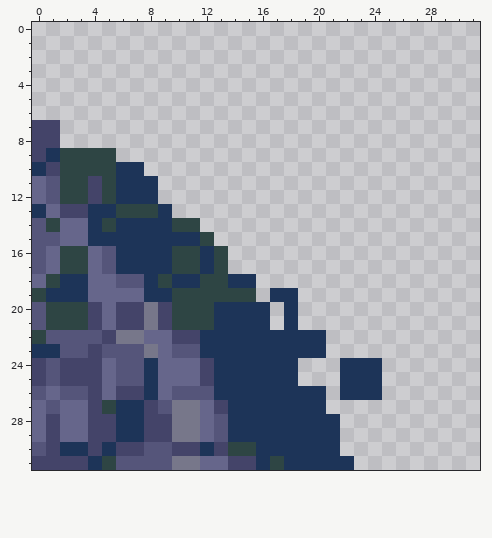
One commit to this pixel-art sprite: images/crater_003.png. The picture above is the old version.
The file is 32x32 pixels.
After the commit:
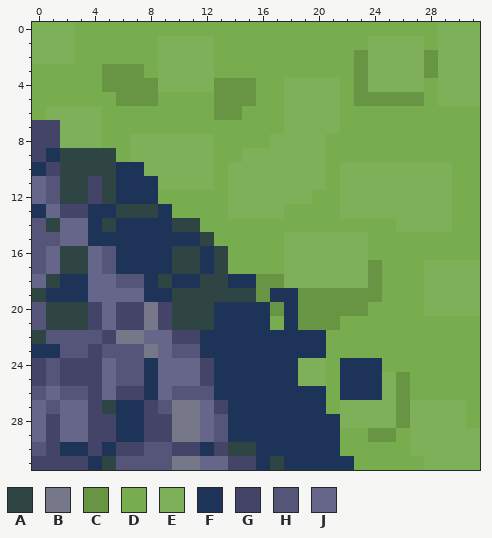
Palette (. is transparent): A #2e4544  B #77778a  C #679544  D #77ac4f  E #7eaf59  F #1d3458  G #444469  H #55557a  J #66668b
What changed:
@@ x 0..31 @@
- 0 ................................
- 1 ................................
- 2 ................................
- 3 ................................
- 4 ................................
- 5 ................................
- 6 ................................
- 7 GG..............................
- 8 GG..............................
- 9 GFAAAA..........................
-10 FGAAAAFF........................
-11 JHAAGAFFF.......................
-12 JHAAGAFFF.......................
-13 FJGGFFAAAF......................
-14 HAJJFAFFFFAA....................
-15 HHJJFFFFFFFFA...................
-16 HJAAJHFFFFAAFA..................
-17 HJAAJHFFFFAAFA..................
-18 JAFFJJHHFAFFAAFF................
-19 AFFFJJJJFFAAAAAA.FF.............
-20 HAAAGJGGBGAAAFFFF.F.............
-21 HAAAGJGGBGAAAFFFF.F.............
-22 AHHHHGBBJJGGFFFFFFFFF...........
-23 FFHHGHHHBJHHFFFFFFFFF...........
-24 GHGGGJHHFJJJGFFFFFF...FFF.......
-25 GHGGGJHHFJJJGFFFFFF...FFF.......
-26 HJHHGJGGFJHHHFFFFFFFF.FFF.......
-27 JHJJGAFFGHBBJGFFFFFFF...........
-28 JGJJGGFFGGBBJHFFFFFFFF..........
-29 JGJJGGFFGGBBJHFFFFFFFF..........
-30 HGFFGFGGHHGGFGAAFFFFFF..........
-31 GGGGFAHHHHBBJJGGFAFFFFF.........
+ 0 EEEDDDDDDDDDDDDDDDDDDDDDDDDDDEEE
+ 1 EEEDDDDDDEEEEDDDDDDDDDDDEEEEDEEE
+ 2 EEEDDDDDDEEEEDDDDDDDDDDCEEEECEEE
+ 3 DDDDDCCCDEEEEDDDDDDDDDDCEEEECEEE
+ 4 DDDDDCCCCEEEECCCDDEEEEDCEEEEDEEE
+ 5 DDDDDDCCCDDDDCCCDDEEEEDCCCCCDEEE
+ 6 DEEEEDDDDDDDDCCDDDEEEEDDDDDDDDDD
+ 7 GGEEEDDDDDDDDDDDDDEEEEDDDDDDDDDD
+ 8 GGEEEDDEEEEEEDDDDEEEEDDDDDDDDDDD
+ 9 GFAAAADEEEEEEDDEEEEEEDDDDDDDDDDD
+10 FGAAAAFFEEEEEDEEEEEEEDEEEEEEEEDD
+11 JHAAGAFFFEEEEDEEEEEEEDEEEEEEEEDD
+12 JHAAGAFFFDDDDDEEEEEEDDEEEEEEEEDD
+13 FJGGFFAAAFDDDDEEEEDDDDEEEEEEEEDD
+14 HAJJFAFFFFAADDDDDDDDDDDDDDEEEEDD
+15 HHJJFFFFFFFFADDDDDEEEEEEDDDDDDDD
+16 HJAAJHFFFFAAFADDDDEEEEEEDDDDDDDD
+17 HJAAJHFFFFAAFADDDDEEEEEECDDDEEEE
+18 JAFFJJHHFAFFAAFFCCEEEEEECDDDEEEE
+19 AFFFJJJJFFAAAAAACFFCCCCCCDDDEEEE
+20 HAAAGJGGBGAAAFFFFCFCCCCCDDDDEEEE
+21 HAAAGJGGBGAAAFFFFDFCCCDDDDDDDDDD
+22 AHHHHGBBJJGGFFFFFFFFFDDDDDDDDDDD
+23 FFHHGHHHBJHHFFFFFFFFFDDDDDDDDDDD
+24 GHGGGJHHFJJJGFFFFFFEEDFFFDDDDDDD
+25 GHGGGJHHFJJJGFFFFFFEEDFFFECDDDDD
+26 HJHHGJGGFJHHHFFFFFFFFDFFFECDDDDD
+27 JHJJGAFFGHBBJGFFFFFFFDEEEECEEEED
+28 JGJJGGFFGGBBJHFFFFFFFFEEEECEEEED
+29 JGJJGGFFGGBBJHFFFFFFFFDDCCDEEEEE
+30 HGFFGFGGHHGGFGAAFFFFFFDDDDDEEEEE
+31 GGGGFAHHHHBBJJGGFAFFFFFDDDDDEEEE
Changed places in both pictures, as pixel boxes (x1, y1, x2, y2):
added: (32, 22, 480, 470)
